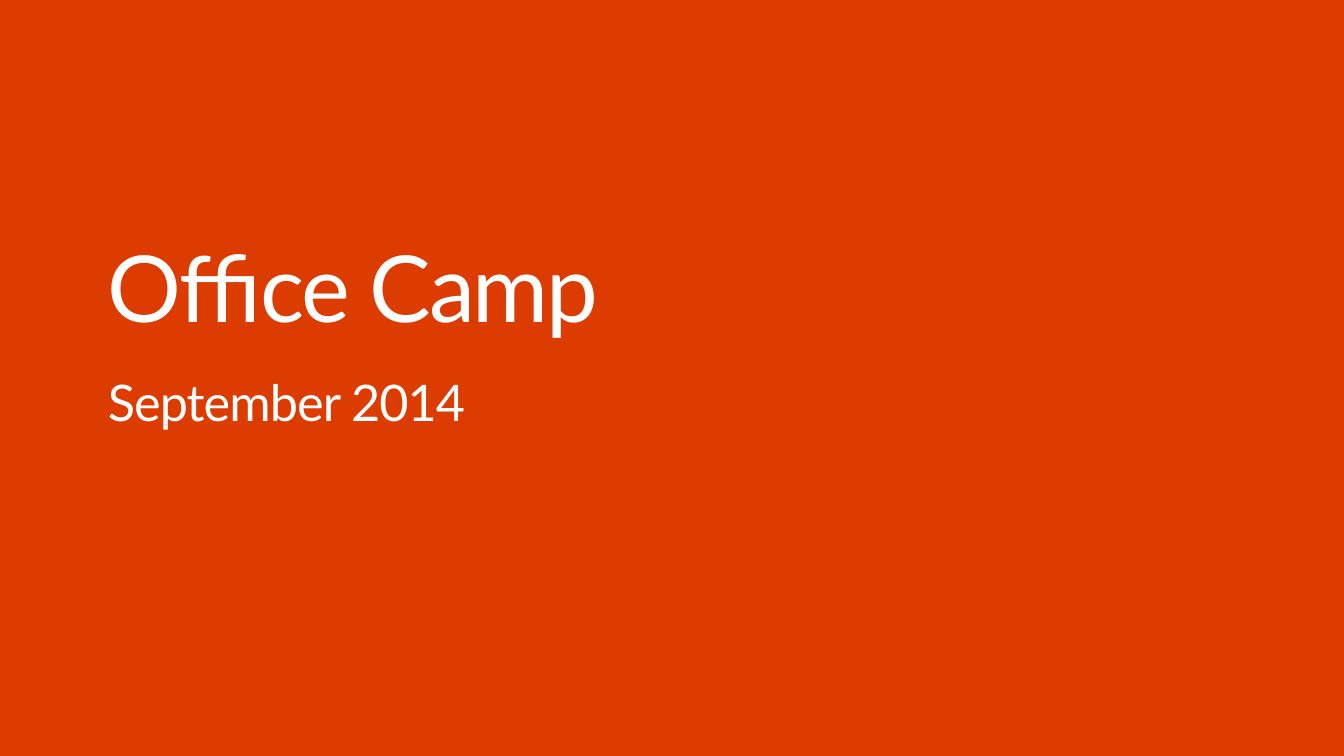
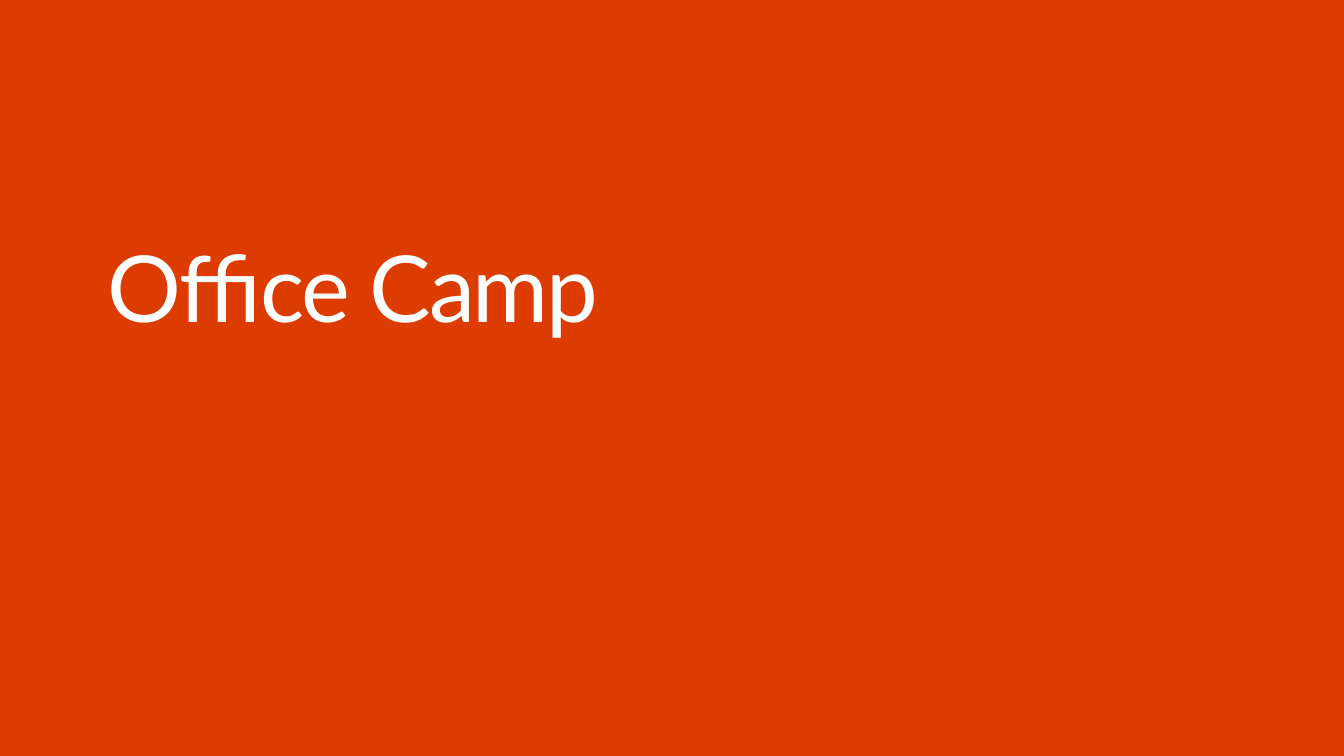
Before and after one commit to stinethebean/DevCampTraining, a slide deck: slide 1 of 05.Hook into Apps for Office/05.Hook into Apps for Office.pptx. Drawn at 1344x756 pixels with LibreOffice and Linux fonts; fonts in the diff are those of the drawing; background and template pictures are left out. Boxes give left, top, right and bottom in pixels: in the first picture for what was removed or moved away, otherwise in the second. Text is boxed around its words. In the diff, an @@ line names an element or a change of style, - is before the commit and + after.

Commit message:
Presentation update

```diff
--- a/05.Hook into Apps for Office/05.Hook into Apps for Office.pptx
+++ b/05.Hook into Apps for Office/05.Hook into Apps for Office.pptx
@@ text removed at bbox=[108, 384, 465, 429] @@
-September 2014
```
